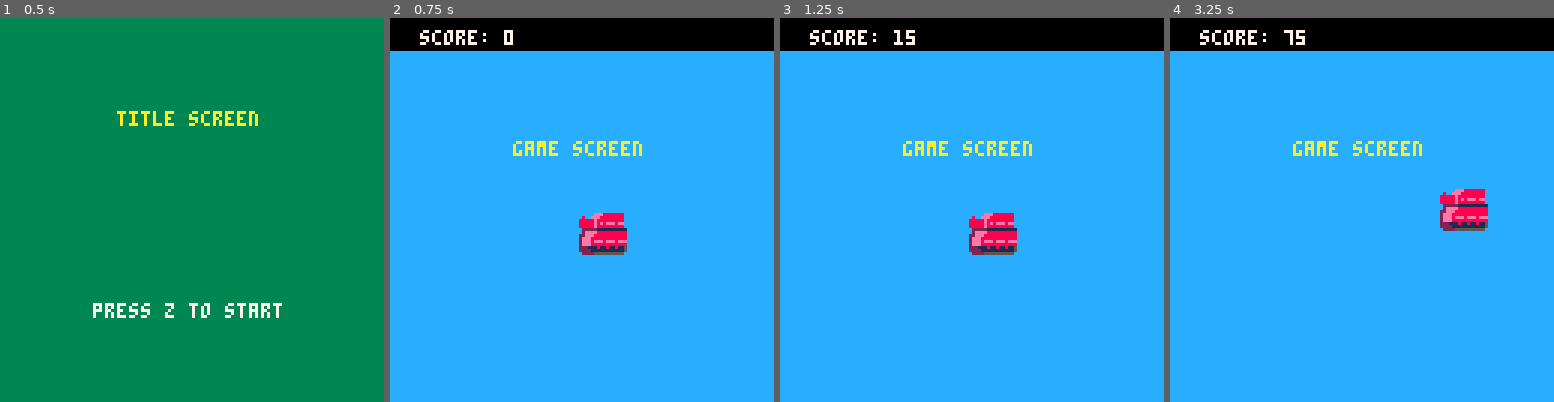
Above: before the commit, frames 1-4 (left to right).
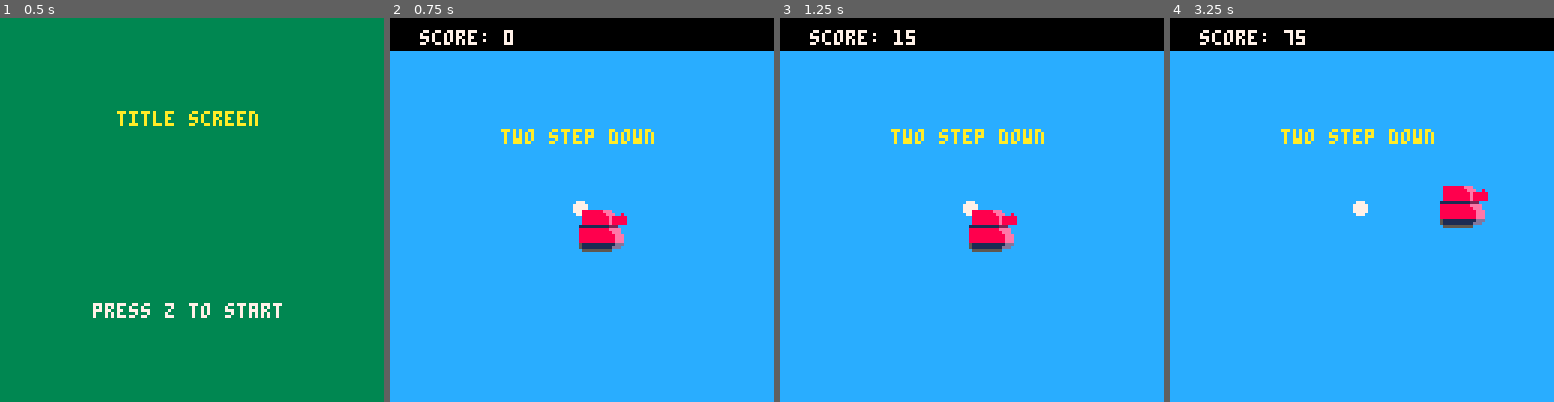
Above: after the commit, the same moments.

Repository: wbprice/pico-wars
Game: PICO-8 cartridge pico-wars.p8
Two runs of this game, one before a commit and one after it. Both use one fixed random seed, a clock stepped at 60 frames per second and the inputs below.
Inputs:
- Up to frame 1 (0.5 s): no input
- Up to frame 2 (0.75 s): tap O (Z key) at 0.7 s
- Up to frame 3 (1.25 s): no input
- Up to frame 4 (3.25 s): hold Right 1.6-2.1 s; tap O (Z key) every 0.4 s from 1.7 to 2.9 s; hold Up 2.15-2.42 s; hold Right 2.47-3.03 s; hold Left from 3.08 s (still down)

Frame 1 is identical in both runs. In frame 2, 2.2% of the frame differs, in the area x 28-69%, y 28-62%; in frame 3, 2.2%; in frame 4, 2.2%, in the area x 28-83%, y 28-56%.

Commit message:
work related to limiting amount of exhaust.

Diff:
--- a/pico-wars.p8
+++ b/pico-wars.p8
@@ -7,6 +7,8 @@
 -- global vars
 scene=0
 score=0
+second_counter=0;
+two_step_phase=false;
 screenwidth = 127
 screenheight = 127
 player = {}
@@ -15,6 +17,7 @@
 player.width = 23
 player.height = 23
 player.direction = 0
+exhausts = {};
 
 -- game loop
 
@@ -30,6 +33,40 @@
 	end
 end
 
+function update_second_counter()
+	if second_counter > 15 then
+		second_counter = 0
+		two_step_phase = not two_step_phase
+	else
+		second_counter = second_counter + 1
+	end
+end
+
+function makeexhaust(x, y)
+	exhaust = {}
+	exhaust['x'] = x
+	exhaust['y'] = y
+	return exhaust
+end
+
+function queueexhaust(x, y)
+	local length = 0;
+	foreach(exhausts, function()
+		length = length + 1
+	end)
+	if (length > 3) then
+
+	else
+		add(exhausts, makeexhaust(x, y))
+	end
+end
+
+function drawexhaust()
+	foreach(exhausts, function(exhaust)
+		circfill(exhaust.x, exhaust.y, 2, 7)
+	end)
+end
+
 function _draw()
 	if scene==0 then
 		titledraw()
@@ -46,6 +83,7 @@
 
 function gameupdate()
 	score+=1
+	update_second_counter()
 	playercontrol()
 end
 
@@ -59,7 +97,13 @@
 end
 
 function gamedraw()
-	local gametxt = "game screen"
+	local gametxt
+	if two_step_phase==true then
+		gametxt = "two step up"
+	else
+		gametxt = "two step down"
+	end
+
 	rectfill(0,0,screenwidth, screenheight, 12)
 	rectfill(0,0,screenwidth, 10, 0)
 	print("score: " .. score, 10, 4, 7)
@@ -90,23 +134,25 @@
 
 -- draw player sprite
 function playerdraw()
-	if player.direction==1 then
+	queueexhaust(player.x, player.y)
+	drawexhaust()
+	if two_step_phase==true then
 		spr(1, player.x, player.y)
 		spr(2, player.x + 8, player.y)
 		spr(17, player.x, player.y + 8)
 		spr(18, player.x + 8, player.y + 8)
-	else
-		spr(3, player.x, player.y)
-		spr(4, player.x + 8, player.y)
-		spr(19, player.x, player.y + 8)
-		spr(20, player.x + 8, player.y + 8)
+	elseif two_step_phase==false then
+		spr(33, player.x, player.y)
+		spr(34, player.x + 8, player.y)
+		spr(49, player.x, player.y + 8)
+		spr(50, player.x + 8, player.y + 8)
 	end
 end
 
 -- library functions
 --- center align from: pico-8.wikia.com/wiki/centering_text
 function hcenter(s)
-	-- string length time			s the
+	-- string length times the
 	-- pixels in a char's width
 	-- cut in half and rounded down
 	return (screenwidth / 2)-flr((#s*4)/2)
Not shown, changed: 28 lines of the sprite sheet (__gfx__) section of pico-wars.p8
Not shown, changed: .gitignore
